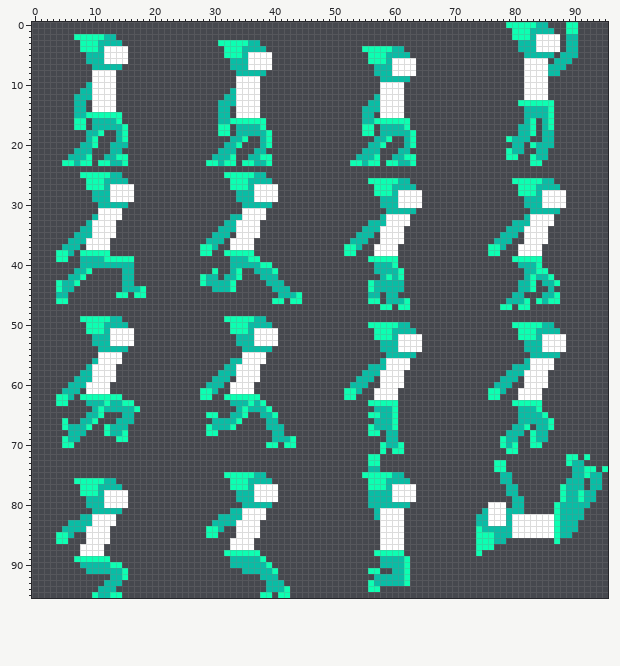
A sprite sheet gets an edit: source/assets/textures/player-char.png. That is the earlier state.
The file is 96x96 pixels.
The result:
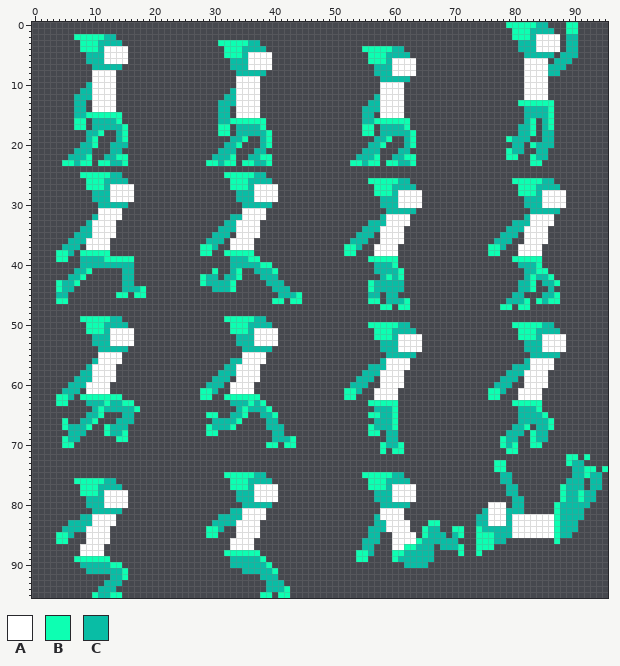
Palette (. is transparent): A #ffffff  B #0dffb2  C #09bda5
The exact change:
{"y":72,"x":56,"old":"BB","new":".."}
{"y":73,"x":56,"old":"BB","new":".."}
{"y":74,"x":56,"old":"CC","new":".."}
{"y":78,"x":56,"old":"C","new":"."}
{"y":79,"x":56,"old":"C","new":"."}
{"y":80,"x":56,"old":"CC","new":".."}
{"y":81,"x":57,"old":"C","new":"."}
{"y":83,"x":57,"old":".A","new":"CC"}
{"y":83,"x":62,"old":".","new":"A"}
{"y":83,"x":66,"old":"..","new":"BB"}
{"y":84,"x":56,"old":"..A","new":"CCC"}
{"y":84,"x":62,"old":".","new":"A"}
{"y":84,"x":65,"old":"...","new":"BCC"}
{"y":84,"x":70,"old":"..","new":"BB"}
{"y":85,"x":56,"old":"..AA","new":"CC.."}
{"y":85,"x":62,"old":"..","new":"AA"}
{"y":85,"x":65,"old":"....","new":"BCCC"}
{"y":85,"x":70,"old":"..","new":"CB"}
{"y":86,"x":55,"old":"...AA","new":"CCC.."}
{"y":86,"x":62,"old":".........","new":"AABCCCCCC"}
{"y":87,"x":55,"old":"..","new":"CC"}
{"y":87,"x":58,"old":"AA","new":".."}
{"y":87,"x":62,"old":".....","new":"BBCCC"}
{"y":87,"x":68,"old":"....","new":"CCCB"}
{"y":88,"x":54,"old":"...BBB","new":"BBC..."}
{"y":88,"x":62,"old":".....","new":"CCCCC"}
{"y":88,"x":71,"old":".","new":"B"}
{"y":89,"x":54,"old":"..","new":"BB"}
{"y":89,"x":58,"old":"CCC","new":"..B"}
{"y":89,"x":62,"old":"B....","new":"CCCCC"}
{"y":90,"x":58,"old":"CCCCB...","new":"....CCCC"}
{"y":91,"x":56,"old":"BB","new":".."}
{"y":91,"x":60,"old":"CCB","new":"..."}
{"y":92,"x":57,"old":"CCCCCB","new":"......"}
{"y":93,"x":56,"old":"BCCCCCB","new":"......."}
{"y":94,"x":56,"old":"BB","new":".."}
